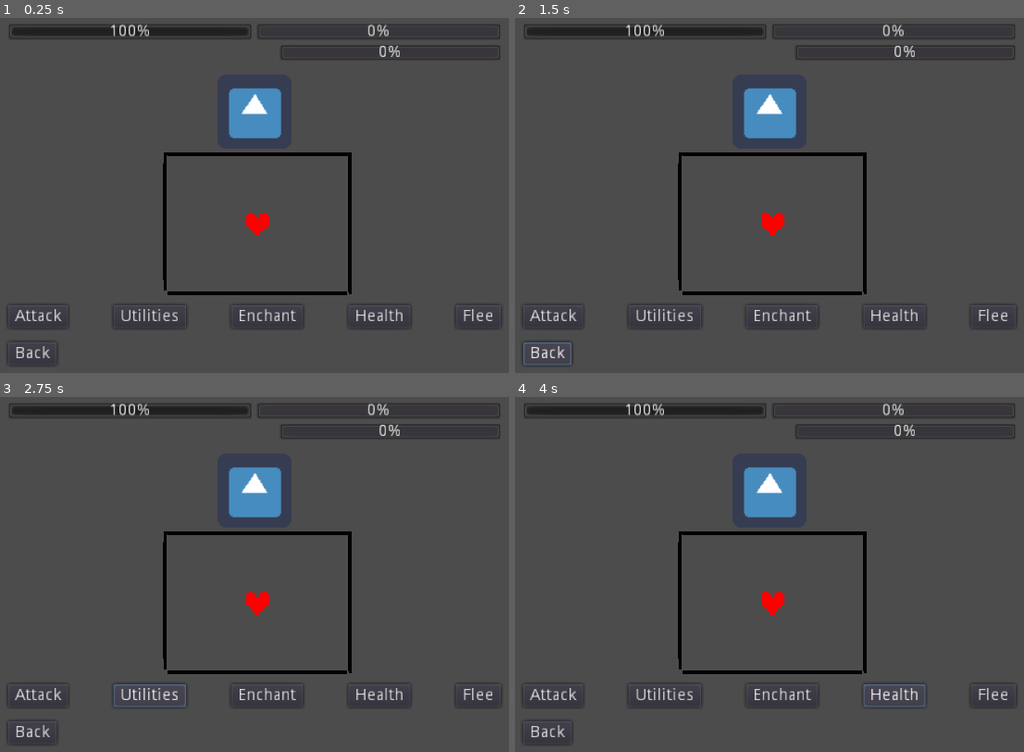
Above: before the commit, frames 1-4 (two rows, left to right).
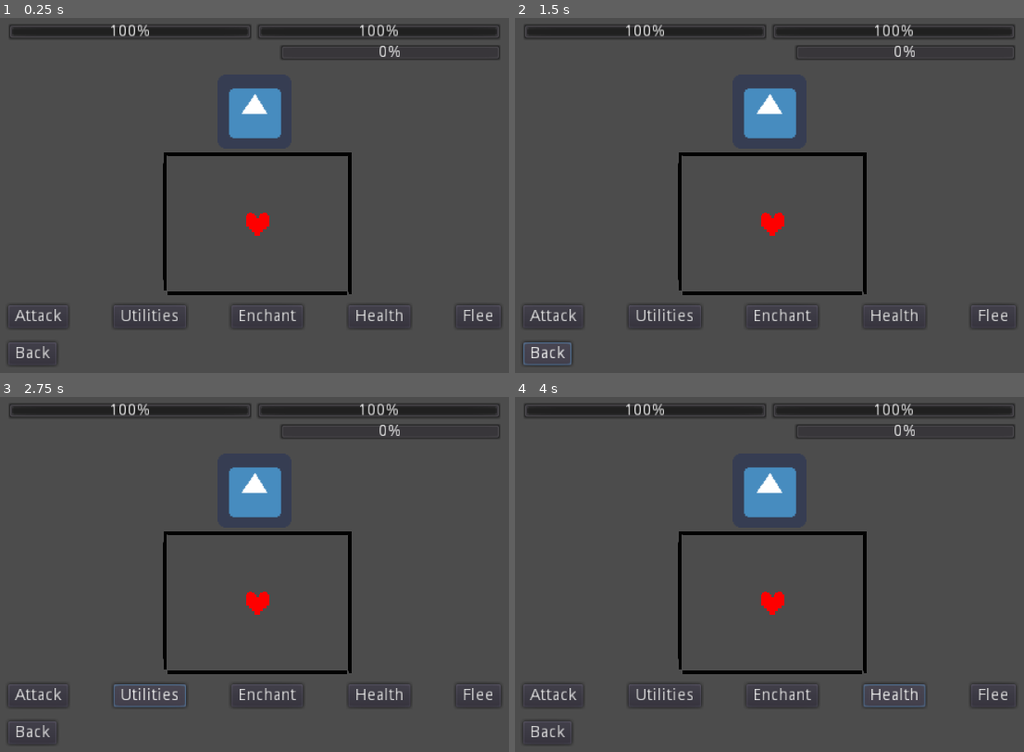
Above: after the commit, the same moments.

Repository: SagaPDev/Undertale-battle-system-prototipe
Game: Godot game, scene res://Battle screen.tscn
Two runs of this game, one before a commit and one after it. Both use one fixed random seed, a clock stepped at 60 frames per second and the inputs below. The engine's default icon, where the game draws it, is replaced by a stand-in: a white triangle on a blue panel in a dark square.
Inputs:
- Up to frame 1 (0.25 s): no input
- Up to frame 2 (1.5 s): click "Attack" at 0.5 s; click "Back" at 1.25 s
- Up to frame 3 (2.75 s): click "Utilities" at 2 s
- Up to frame 4 (4 s): click "Enchant" at 2.75 s; click "Health" at 3.5 s

The runs differ from the first frame. In frame 1, 0.7% of the frame differs, in the area x 51-98%, y 1-6%; in frame 2, 0.7%; in frame 3, 0.7%; in frame 4, 0.7%.

Commit message:
Erase unesesary control node

Diff:
--- a/Battle screen.gd
+++ b/Battle screen.gd
@@ -15,11 +15,10 @@
 var BASE_ATK
 var BASE_DEF
 
-var ATK
-var DEF
+var ATK_T
+var DEF_T
 
-var strenght = 0
-# Called when the node enters the scene tree for the first time.
+
 func _ready():
 	pass # Replace with function body.
 
@@ -32,49 +31,43 @@
 
 
 
-	get_node("Control/MarginContainer/CenterContainer/VBoxContainer/VBoxContainer/Menu/Main Buttons").visible = false
+	get_node("MarginContainer/CenterContainer/VBoxContainer/VBoxContainer/Menu/Main Buttons").visible = false
 
-	$"Control/MarginContainer/CenterContainer/VBoxContainer/VBoxContainer/Menu/Main Buttons/Atack_btn".disabled = true
+	$"MarginContainer/CenterContainer/VBoxContainer/VBoxContainer/Menu/Main Buttons/Atack_btn".disabled = true
 
-	$"Control/MarginContainer/CenterContainer/VBoxContainer/VBoxContainer/Menu/Main Buttons/Utilities_btn".disabled = false
+	$"MarginContainer/CenterContainer/VBoxContainer/VBoxContainer/Menu/Main Buttons/Utilities_btn".disabled = false
 
-	$"Control/MarginContainer/CenterContainer/VBoxContainer/VBoxContainer/Menu/Main Buttons/Enchant_btn".disabled = false
+	$"MarginContainer/CenterContainer/VBoxContainer/VBoxContainer/Menu/Main Buttons/Enchant_btn".disabled = false
 
-	$"Control/MarginContainer/CenterContainer/VBoxContainer/VBoxContainer/Menu/Main Buttons/Health_btn".disabled = false
+	$"MarginContainer/CenterContainer/VBoxContainer/VBoxContainer/Menu/Main Buttons/Health_btn".disabled = false
 
-	$"Control/MarginContainer/CenterContainer/VBoxContainer/VBoxContainer/Menu/Main Buttons/Flee_btn".disabled = false
+	$"MarginContainer/CenterContainer/VBoxContainer/VBoxContainer/Menu/Main Buttons/Flee_btn".disabled = false
 
 	if gun_carry == true:
 
-		$"Control/MarginContainer/CenterContainer/VBoxContainer/VBoxContainer/Menu/Atack_comands/Gun".visible = true
-		$"Control/MarginContainer/CenterContainer/VBoxContainer/VBoxContainer/Menu/Atack_comands/Gun".disabled = false
+		$"MarginContainer/CenterContainer/VBoxContainer/VBoxContainer/Menu/Atack_comands/Gun".visible = true
+		$"MarginContainer/CenterContainer/VBoxContainer/VBoxContainer/Menu/Atack_comands/Gun".disabled = false
 
 	if knive_carry == true:
-		$"Control/MarginContainer/CenterContainer/VBoxContainer/VBoxContainer/Menu/Atack_comands/Knive".visible = true
-		$"Control/MarginContainer/CenterContainer/VBoxContainer/VBoxContainer/Menu/Atack_comands/Knive".disabled = false
+		$"MarginContainer/CenterContainer/VBoxContainer/VBoxContainer/Menu/Atack_comands/Knive".visible = true
+		$"MarginContainer/CenterContainer/VBoxContainer/VBoxContainer/Menu/Atack_comands/Knive".disabled = false
 
 
 func _on_Back_btn_pressed():
-	$"Control/MarginContainer/CenterContainer/VBoxContainer/VBoxContainer/Menu/Main Buttons".visible = true
+	$"MarginContainer/CenterContainer/VBoxContainer/VBoxContainer/Menu/Main Buttons".visible = true
 
-	$"Control/MarginContainer/CenterContainer/VBoxContainer/VBoxContainer/Menu/Main Buttons/Atack_btn".disabled = false
+	$"MarginContainer/CenterContainer/VBoxContainer/VBoxContainer/Menu/Main Buttons/Atack_btn".disabled = false
 
-	$"Control/MarginContainer/CenterContainer/VBoxContainer/VBoxContainer/Menu/Main Buttons/Utilities_btn".disabled = false
+	$"MarginContainer/CenterContainer/VBoxContainer/VBoxContainer/Menu/Main Buttons/Utilities_btn".disabled = false
 
-	$"Control/MarginContainer/CenterContainer/VBoxContainer/VBoxContainer/Menu/Main Buttons/Enchant_btn".disabled = false
+	$"MarginContainer/CenterContainer/VBoxContainer/VBoxContainer/Menu/Main Buttons/Enchant_btn".disabled = false
 
-	$"Control/MarginContainer/CenterContainer/VBoxContainer/VBoxContainer/Menu/Main Buttons/Health_btn".disabled = false
+	$"MarginContainer/CenterContainer/VBoxContainer/VBoxContainer/Menu/Main Buttons/Health_btn".disabled = false
 
-	$"Control/MarginContainer/CenterContainer/VBoxContainer/VBoxContainer/Menu/Main Buttons/Flee_btn".disabled = false
+	$"MarginContainer/CenterContainer/VBoxContainer/VBoxContainer/Menu/Main Buttons/Flee_btn".disabled = false
 
-	$"Control/MarginContainer/CenterContainer/VBoxContainer/VBoxContainer/Menu/Atack_comands/Gun".visible = false
-	$"Control/MarginContainer/CenterContainer/VBoxContainer/VBoxContainer/Menu/Atack_comands/Gun".disabled = true
+	$"MarginContainer/CenterContainer/VBoxContainer/VBoxContainer/Menu/Atack_comands/Gun".visible = false
+	$"MarginContainer/CenterContainer/VBoxContainer/VBoxContainer/Menu/Atack_comands/Gun".disabled = true
 
-	$"Control/MarginContainer/CenterContainer/VBoxContainer/VBoxContainer/Menu/Atack_comands/Knive".visible = false
-	$"Control/MarginContainer/CenterContainer/VBoxContainer/VBoxContainer/Menu/Atack_comands/Knive".disabled = true
-	pass # Replace with function body.
-
-
-func _on_Button_pressed():
-	strenght = strenght + 1
-	pass # Replace with function body.
+	$"MarginContainer/CenterContainer/VBoxContainer/VBoxContainer/Menu/Atack_comands/Knive".visible = false
+	$"MarginContainer/CenterContainer/VBoxContainer/VBoxContainer/Menu/Atack_comands/Knive".disabled = true
--- a/Battle screen.tscn
+++ b/Battle screen.tscn
@@ -7,12 +7,7 @@
 [node name="Battle screen" type="CanvasLayer"]
 script = ExtResource( 1 )
 
-[node name="Control" type="Control" parent="."]
-editor/display_folded = true
-anchor_right = 1.0
-anchor_bottom = 1.0
-
-[node name="MarginContainer" type="MarginContainer" parent="Control"]
+[node name="MarginContainer" type="MarginContainer" parent="."]
 anchor_right = 1.0
 anchor_bottom = 1.0
 custom_constants/margin_right = 0
@@ -20,11 +15,11 @@
 custom_constants/margin_left = 0
 custom_constants/margin_bottom = 0
 
-[node name="CenterContainer" type="CenterContainer" parent="Control/MarginContainer"]
+[node name="CenterContainer" type="CenterContainer" parent="MarginContainer"]
 margin_right = 640.0
 margin_bottom = 360.0
 
-[node name="VBoxContainer" type="VBoxContainer" parent="Control/MarginContainer/CenterContainer"]
+[node name="VBoxContainer" type="VBoxContainer" parent="MarginContainer/CenterContainer"]
 margin_left = 107.0
 margin_top = 32.0
 margin_right = 533.0
@@ -32,125 +27,128 @@
 custom_constants/separation = 12
 alignment = 1
 
-[node name="HBoxContainer" type="HBoxContainer" parent="Control/MarginContainer/CenterContainer/VBoxContainer"]
+[node name="HBoxContainer" type="HBoxContainer" parent="MarginContainer/CenterContainer/VBoxContainer"]
 editor/display_folded = true
 margin_right = 426.0
 margin_bottom = 32.0
 
-[node name="Enemy Health" type="ProgressBar" parent="Control/MarginContainer/CenterContainer/VBoxContainer/HBoxContainer"]
+[node name="Enemy Health" type="ProgressBar" parent="MarginContainer/CenterContainer/VBoxContainer/HBoxContainer"]
 margin_right = 211.0
 margin_bottom = 14.0
 size_flags_horizontal = 3
 value = 100.0
 
-[node name="AnimationPlayer" type="AnimationPlayer" parent="Control/MarginContainer/CenterContainer/VBoxContainer/HBoxContainer/Enemy Health"]
-
-[node name="VBoxContainer" type="VBoxContainer" parent="Control/MarginContainer/CenterContainer/VBoxContainer/HBoxContainer"]
+[node name="VBoxContainer" type="VBoxContainer" parent="MarginContainer/CenterContainer/VBoxContainer/HBoxContainer"]
 editor/display_folded = true
 margin_left = 215.0
 margin_right = 426.0
 margin_bottom = 32.0
 size_flags_horizontal = 3
 
-[node name="Player health" type="ProgressBar" parent="Control/MarginContainer/CenterContainer/VBoxContainer/HBoxContainer/VBoxContainer"]
+[node name="Player health" type="ProgressBar" parent="MarginContainer/CenterContainer/VBoxContainer/HBoxContainer/VBoxContainer"]
 margin_right = 211.0
 margin_bottom = 14.0
+value = 100.0
 
-[node name="MarginContainer" type="MarginContainer" parent="Control/MarginContainer/CenterContainer/VBoxContainer/HBoxContainer/VBoxContainer"]
+[node name="MarginContainer" type="MarginContainer" parent="MarginContainer/CenterContainer/VBoxContainer/HBoxContainer/VBoxContainer"]
 margin_top = 18.0
 margin_right = 211.0
 margin_bottom = 32.0
 custom_constants/margin_left = 20
 
-[node name="focus points" type="ProgressBar" parent="Control/MarginContainer/CenterContainer/VBoxContainer/HBoxContainer/VBoxContainer/MarginContainer"]
+[node name="focus points" type="ProgressBar" parent="MarginContainer/CenterContainer/VBoxContainer/HBoxContainer/VBoxContainer/MarginContainer"]
 margin_left = 20.0
 margin_right = 211.0
 margin_bottom = 14.0
 
-[node name="VBoxContainer" type="VBoxContainer" parent="Control/MarginContainer/CenterContainer/VBoxContainer"]
+[node name="VBoxContainer" type="VBoxContainer" parent="MarginContainer/CenterContainer/VBoxContainer"]
+editor/display_folded = true
 margin_top = 44.0
 margin_right = 426.0
 margin_bottom = 263.0
+rect_min_size = Vector2( 426, 219 )
 custom_constants/separation = 135
 
-[node name="Enemy" type="CenterContainer" parent="Control/MarginContainer/CenterContainer/VBoxContainer/VBoxContainer"]
+[node name="Enemy" type="CenterContainer" parent="MarginContainer/CenterContainer/VBoxContainer/VBoxContainer"]
+editor/display_folded = true
 margin_right = 426.0
 margin_bottom = 64.0
 
-[node name="Enemy" type="TextureRect" parent="Control/MarginContainer/CenterContainer/VBoxContainer/VBoxContainer/Enemy"]
+[node name="Enemy" type="TextureRect" parent="MarginContainer/CenterContainer/VBoxContainer/VBoxContainer/Enemy"]
 margin_left = 181.0
 margin_right = 245.0
 margin_bottom = 64.0
 texture = ExtResource( 2 )
 
-[node name="Menu" type="VBoxContainer" parent="Control/MarginContainer/CenterContainer/VBoxContainer/VBoxContainer"]
+[node name="Menu" type="VBoxContainer" parent="MarginContainer/CenterContainer/VBoxContainer/VBoxContainer"]
+editor/display_folded = true
 margin_top = 199.0
 margin_right = 426.0
 margin_bottom = 219.0
 custom_constants/separation = -20
 
-[node name="Atack_comands" type="HBoxContainer" parent="Control/MarginContainer/CenterContainer/VBoxContainer/VBoxContainer/Menu"]
+[node name="Atack_comands" type="HBoxContainer" parent="MarginContainer/CenterContainer/VBoxContainer/VBoxContainer/Menu"]
 editor/display_folded = true
 margin_right = 426.0
 margin_bottom = 20.0
 rect_min_size = Vector2( 426, 20 )
 size_flags_horizontal = 3
 
-[node name="Gun" type="Button" parent="Control/MarginContainer/CenterContainer/VBoxContainer/VBoxContainer/Menu/Atack_comands"]
+[node name="Gun" type="Button" parent="MarginContainer/CenterContainer/VBoxContainer/VBoxContainer/Menu/Atack_comands"]
 visible = false
 margin_right = 38.0
 margin_bottom = 20.0
 text = "Gun"
 
-[node name="Knive" type="Button" parent="Control/MarginContainer/CenterContainer/VBoxContainer/VBoxContainer/Menu/Atack_comands"]
+[node name="Knive" type="Button" parent="MarginContainer/CenterContainer/VBoxContainer/VBoxContainer/Menu/Atack_comands"]
 visible = false
 margin_left = 42.0
 margin_right = 89.0
 margin_bottom = 20.0
 text = "Knive"
 
-[node name="Main Buttons" type="HBoxContainer" parent="Control/MarginContainer/CenterContainer/VBoxContainer/VBoxContainer/Menu"]
+[node name="Main Buttons" type="HBoxContainer" parent="MarginContainer/CenterContainer/VBoxContainer/VBoxContainer/Menu"]
 editor/display_folded = true
 margin_right = 426.0
 margin_bottom = 20.0
 custom_constants/separation = 39
 
-[node name="Atack_btn" type="Button" parent="Control/MarginContainer/CenterContainer/VBoxContainer/VBoxContainer/Menu/Main Buttons"]
+[node name="Atack_btn" type="Button" parent="MarginContainer/CenterContainer/VBoxContainer/VBoxContainer/Menu/Main Buttons"]
 margin_right = 52.0
 margin_bottom = 20.0
 text = "Attack"
 
-[node name="Utilities_btn" type="Button" parent="Control/MarginContainer/CenterContainer/VBoxContainer/VBoxContainer/Menu/Main Buttons"]
+[node name="Utilities_btn" type="Button" parent="MarginContainer/CenterContainer/VBoxContainer/VBoxContainer/Menu/Main Buttons"]
 margin_left = 91.0
 margin_right = 154.0
 margin_bottom = 20.0
 text = "Utilities"
 
-[node name="Enchant_btn" type="Button" parent="Control/MarginContainer/CenterContainer/VBoxContainer/VBoxContainer/Menu/Main Buttons"]
+[node name="Enchant_btn" type="Button" parent="MarginContainer/CenterContainer/VBoxContainer/VBoxContainer/Menu/Main Buttons"]
 margin_left = 193.0
 margin_right = 255.0
 margin_bottom = 20.0
 text = "Enchant"
 
-[node name="Health_btn" type="Button" parent="Control/MarginContainer/CenterContainer/VBoxContainer/VBoxContainer/Menu/Main Buttons"]
+[node name="Health_btn" type="Button" parent="MarginContainer/CenterContainer/VBoxContainer/VBoxContainer/Menu/Main Buttons"]
 margin_left = 294.0
 margin_right = 348.0
 margin_bottom = 20.0
 text = "Health"
 
-[node name="Flee_btn" type="Button" parent="Control/MarginContainer/CenterContainer/VBoxContainer/VBoxContainer/Menu/Main Buttons"]
+[node name="Flee_btn" type="Button" parent="MarginContainer/CenterContainer/VBoxContainer/VBoxContainer/Menu/Main Buttons"]
 margin_left = 387.0
 margin_right = 426.0
 margin_bottom = 20.0
 text = "Flee"
 
-[node name="Back" type="HBoxContainer" parent="Control/MarginContainer/CenterContainer/VBoxContainer"]
-editor/display_folded = true
+[node name="Back" type="HBoxContainer" parent="MarginContainer/CenterContainer/VBoxContainer"]
 margin_top = 275.0
 margin_right = 426.0
 margin_bottom = 295.0
+rect_min_size = Vector2( 426, 20 )
 
-[node name="Back_btn" type="Button" parent="Control/MarginContainer/CenterContainer/VBoxContainer/Back"]
+[node name="Back_btn" type="Button" parent="MarginContainer/CenterContainer/VBoxContainer/Back"]
 margin_right = 42.0
 margin_bottom = 20.0
 text = "Back"
@@ -158,5 +156,5 @@
 [node name="Battle" parent="." instance=ExtResource( 3 )]
 position = Vector2( 322.585, 204.819 )
 
-[connection signal="pressed" from="Control/MarginContainer/CenterContainer/VBoxContainer/VBoxContainer/Menu/Main Buttons/Atack_btn" to="." method="_on_Atack_btn_pressed"]
-[connection signal="pressed" from="Control/MarginContainer/CenterContainer/VBoxContainer/Back/Back_btn" to="." method="_on_Back_btn_pressed"]
+[connection signal="pressed" from="MarginContainer/CenterContainer/VBoxContainer/VBoxContainer/Menu/Main Buttons/Atack_btn" to="." method="_on_Atack_btn_pressed"]
+[connection signal="pressed" from="MarginContainer/CenterContainer/VBoxContainer/Back/Back_btn" to="." method="_on_Back_btn_pressed"]
